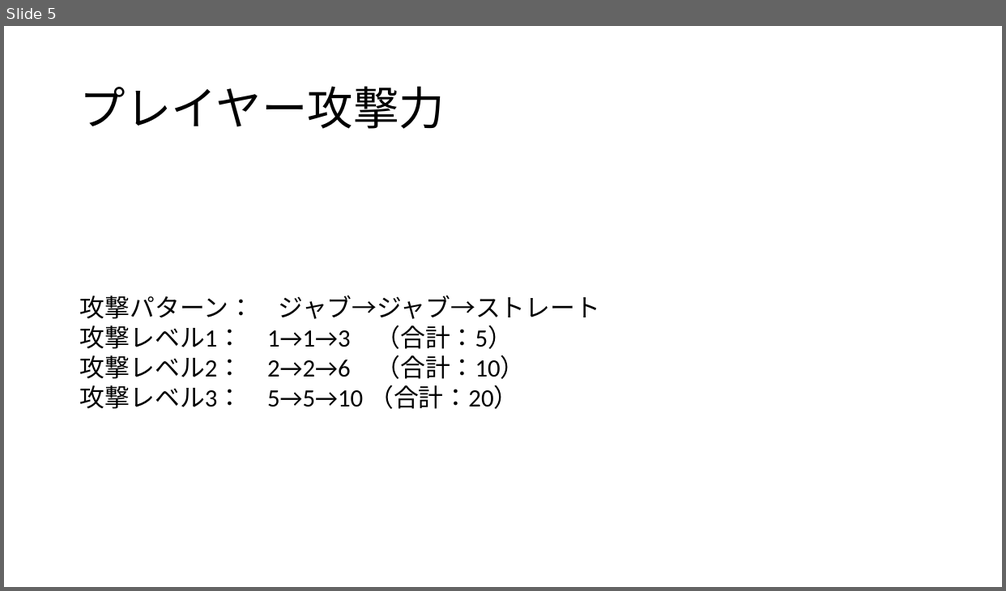
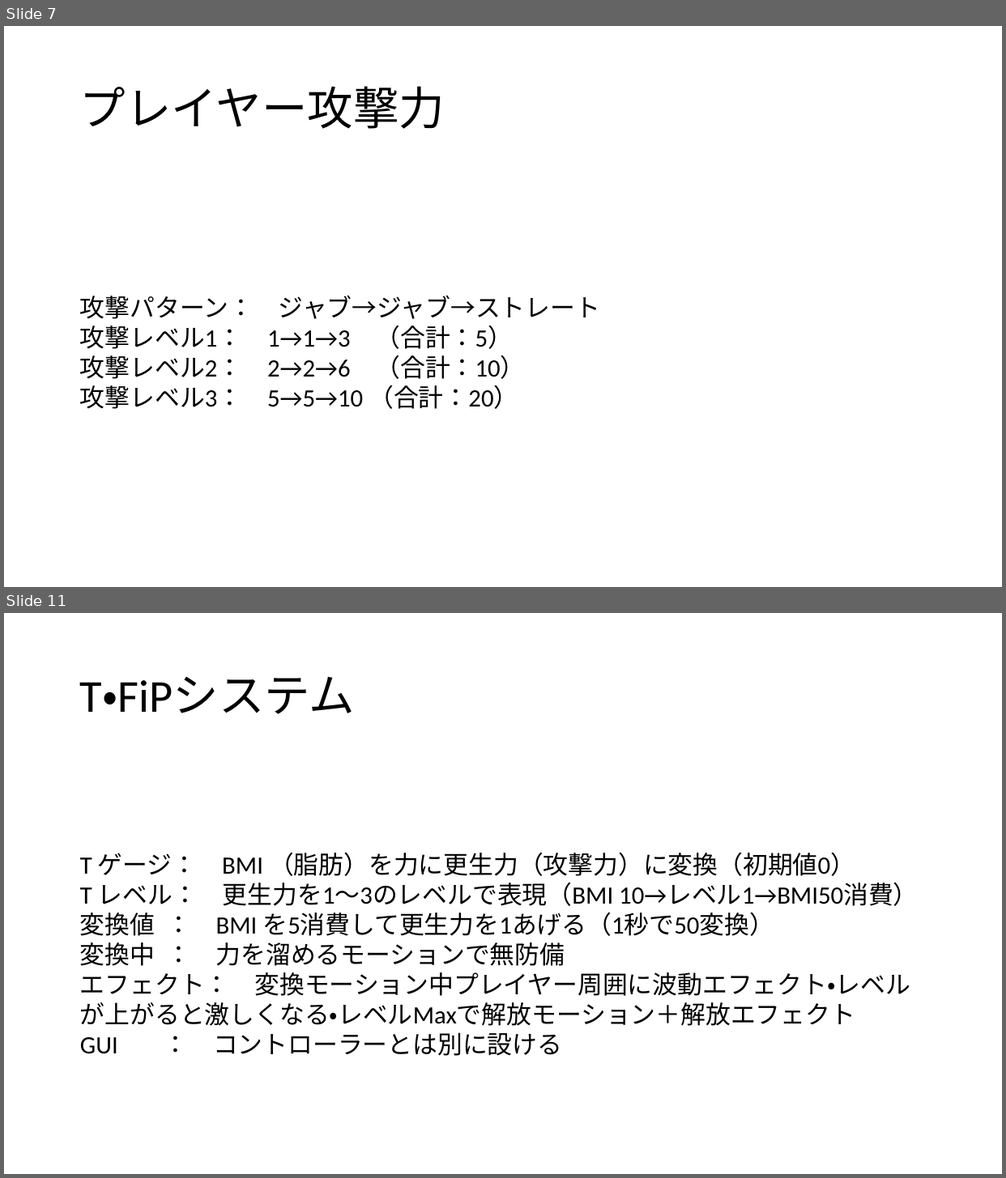
Before and after one commit to yuusei1113k/FatmanHerosTmp, a slide deck: システム詳細.pptx. Shown one above the other, each under a label of ours: slide 5 before the commit, slides 7 and 11 after it; the slides between them are not shown. The pictures are 1006x591 and 1006x1178 pixels, drawn with LibreOffice and Linux fonts; fonts in the diff are those of the drawing. Boxes give left, top, right and bottom in pixels: in the first picture for what was removed or moved away, otherwise in the second. Text is boxed around its words. In the diff, an @@ line names an element or a change of style, - is before the commit and + after.

Commit message:
システム詳細更新。

```diff
--- a/システム詳細.pptx
+++ b/システム詳細.pptx
@@ slide 11 added at (x1=4, y1=613, x2=1002, y2=1174), background #FFFFFF @@
@@ title added at (x1=80, y1=677, x2=355, y2=714), 44 pt, text #000000 @@
+T・FiPシステム
@@ text added at (x1=80, y1=852, x2=918, y2=1056), 24 pt, text #000000 @@
+T ゲージ： BMI （脂肪）を力に更生力（攻撃力）に変換（初期値0）
+T レベル： 更生力を1～3のレベルで表現（BMI 10→レベル1→BMI50消費）
+変換値 ： BMI を5消費して更生力を1あげる（1秒で50変換）
+変換中 ： 力を溜めるモーションで無防備
+エフェクト： 変換モーション中プレイヤー周囲に波動エフェクト・レベルが上がると激しくなる・レベルMaxで解放モーション＋解放エフェクト
+GUI ： コントローラーとは別に設ける
@@ what was slide 5 is now slide 7 @@
```
Also in this commit, not shown: 7 slides changed, 6 other slides added.
